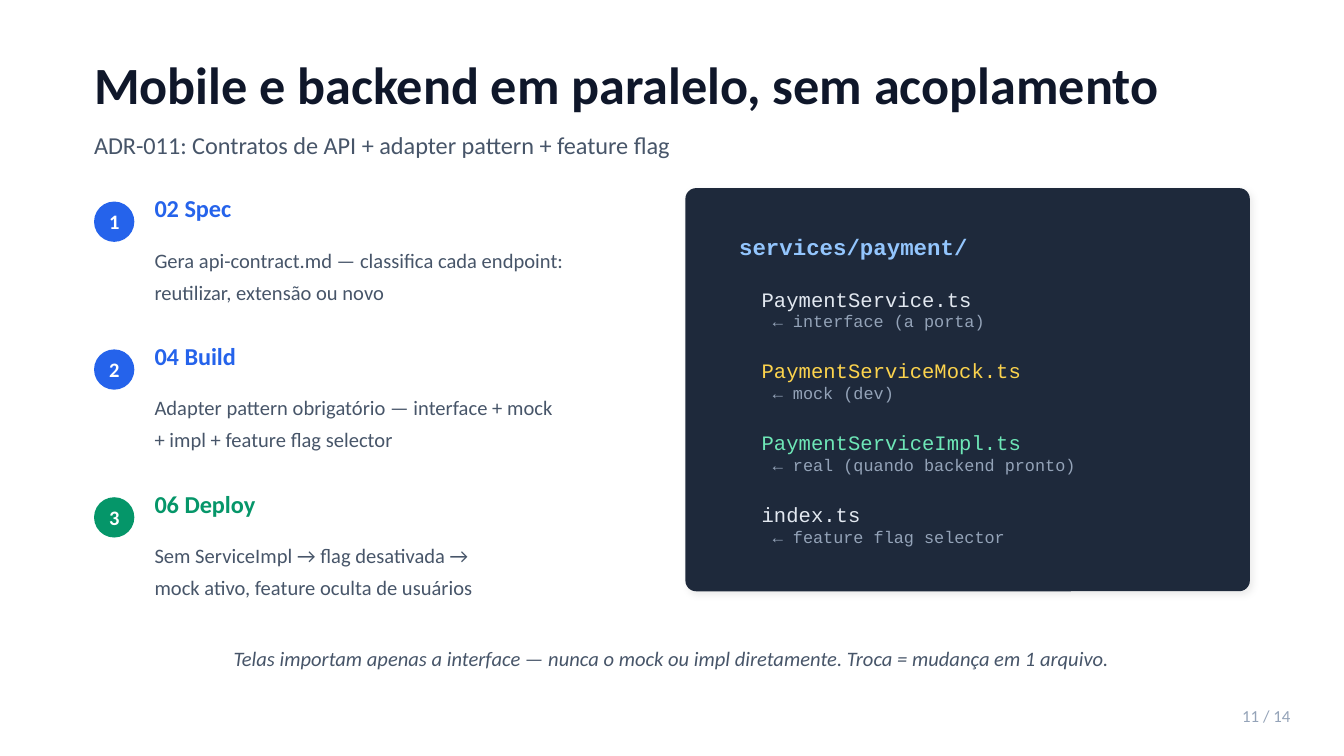
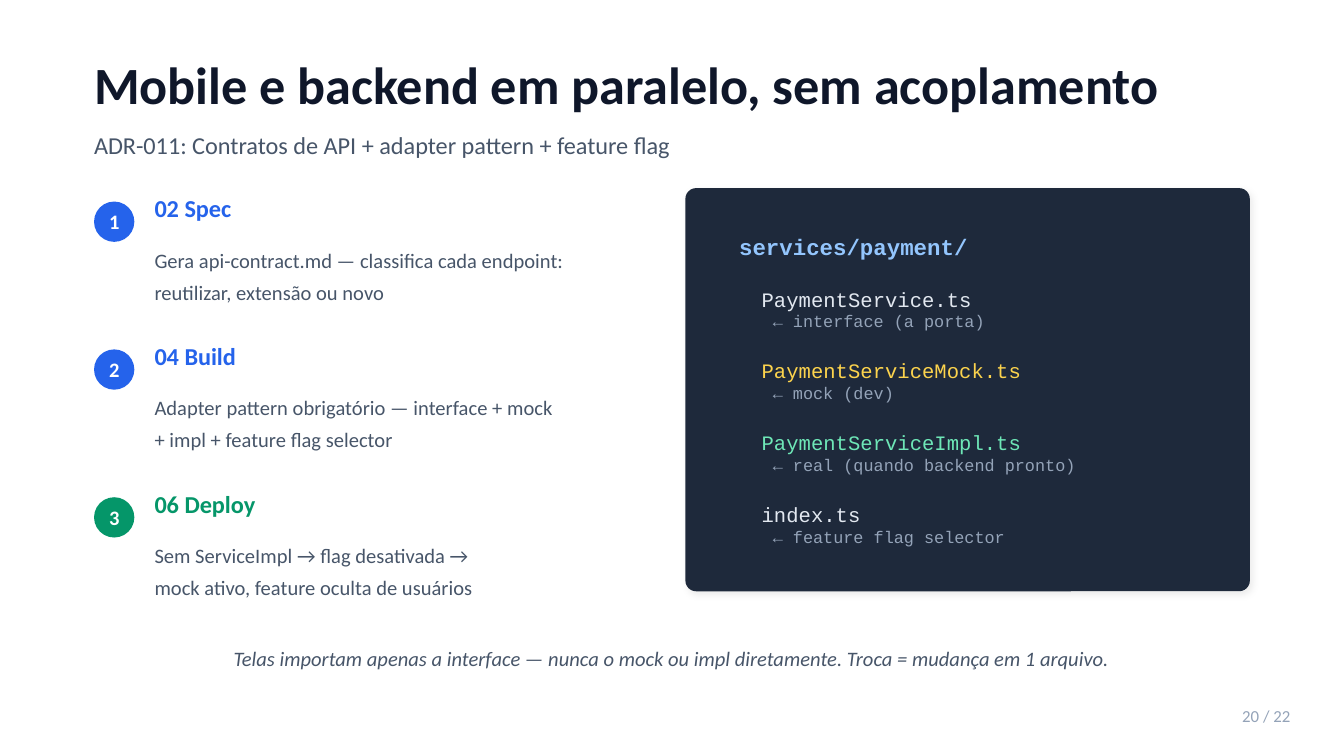
Before and after one commit to jpsslink/sdlc-agentico, a slide deck: slide 19 of esteira-agentica-pitch.pptx (slide 11 before the commit). Drawn at 1344x756 pixels with LibreOffice and Linux fonts; fonts in the diff are those of the drawing. Boxes give left, top, right and bottom in pixels: in the first picture for what was removed or moved away, otherwise in the second. Text is boxed around its words. In the diff, an @@ line names an element or a change of style, - is before the commit and + after.

```diff
--- a/esteira-agentica-pitch.pptx
+++ b/esteira-agentica-pitch.pptx
@@ text at (x1=1242, y1=711, x2=1290, y2=722): text changed @@
-11 / 14
+20 / 22
```
Also in this commit, not shown: 12 other slides changed, 8 slides added, 1 other file.
